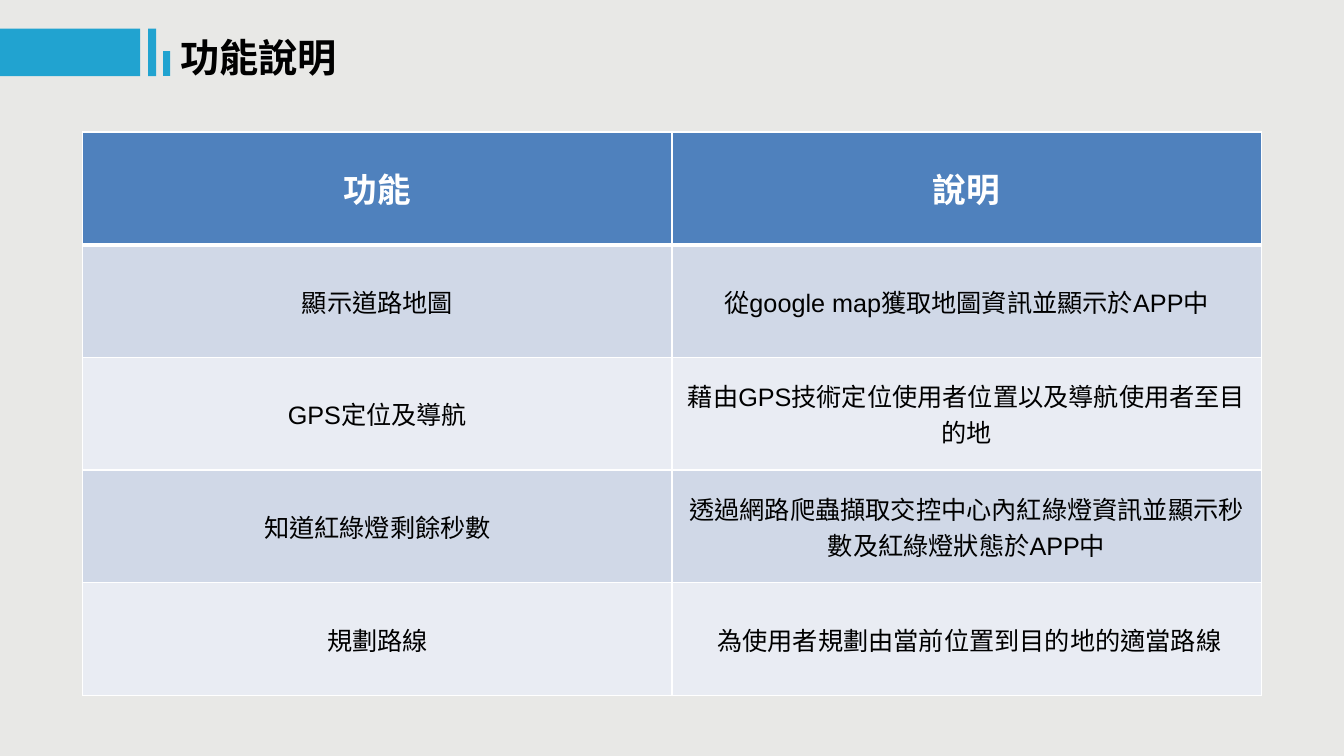
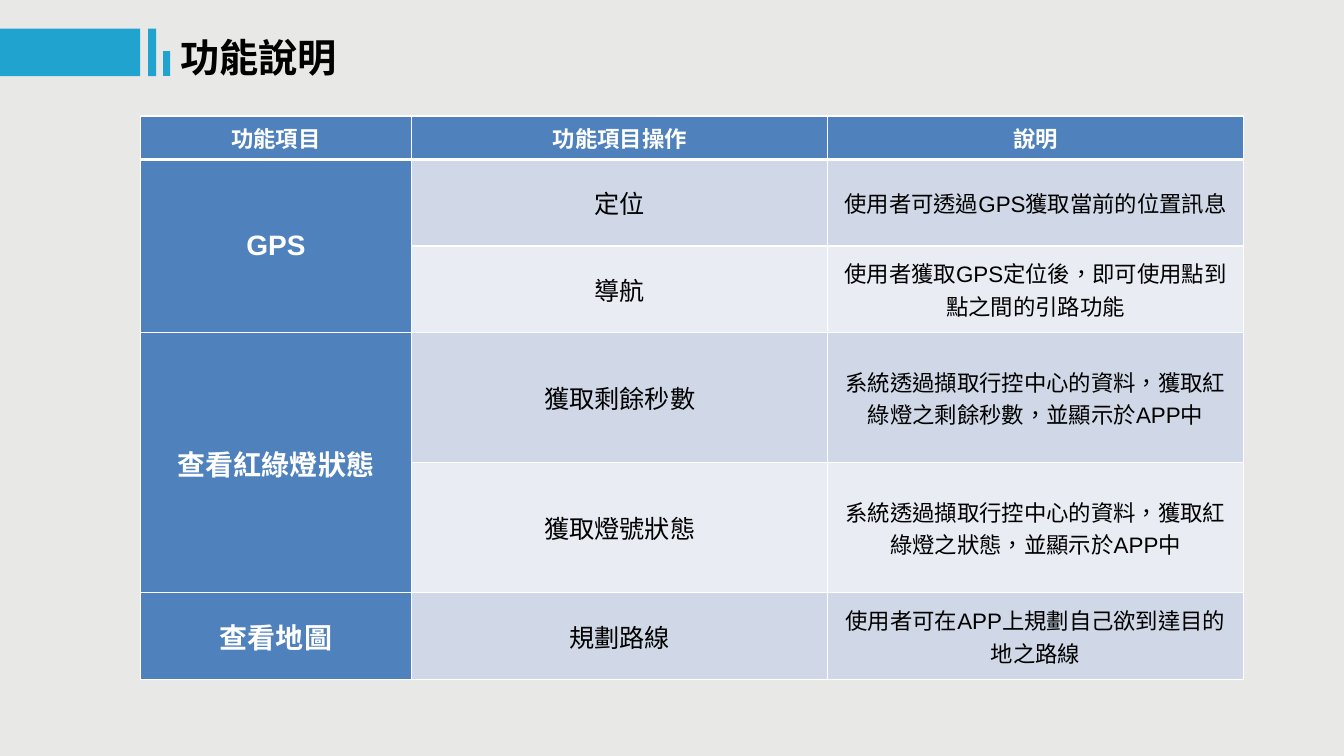
Before and after one commit to asps86101/107_SE_Team_6, a slide deck: slide 7 of 軟體工程期末報告第六組.pptx. Drawn at 1344x756 pixels with LibreOffice and Linux fonts; fonts in the diff are those of the drawing. Boxes give left, top, right and bottom in pixels: in the first picture for what was removed or moved away, otherwise in the second. Text is boxed around its words. In the diff, an @@ line names an element or a change of style, - is before the commit and + after.

```diff
--- a/軟體工程期末報告第六組.pptx
+++ b/軟體工程期末報告第六組.pptx
@@ table added at (140,116,1245,680), 6 rows, 3 columns @@
+功能項目 | 功能項目操作 | 說明
+GPS | 定位 | 使用者可透過GPS獲取當前的位置訊息
+ | 導航 | 使用者獲取GPS定位後，即可使用點到點之間的引路功能
+查看紅綠燈狀態 | 獲取剩餘秒數 | 系統透過擷取行控中心的資料，獲取紅綠燈之剩餘秒數，並顯示於APP中
+ | 獲取燈號狀態 | 系統透過擷取行控中心的資料，獲取紅綠燈之狀態，並顯示於APP中
+查看地圖 | 規劃路線 | 使用者可在APP上規劃自己欲到達目的地之路線
@@ table removed at (83,132,1260,696), 5 rows, 2 columns @@
-功能 | 說明
-顯示道路地圖 | 從google map獲取地圖資訊並顯示於APP中
-GPS定位及導航 | 藉由GPS技術定位使用者位置以及導航使用者至目的地
-知道紅綠燈剩餘秒數 | 透過網路爬蟲擷取交控中心內紅綠燈資訊並顯示秒數及紅綠燈狀態於APP中
-規劃路線 | 為使用者規劃由當前位置到目的地的適當路線
```
Also in this commit, not shown: 3 other slides changed, 5 slides added, 1 slide removed.
